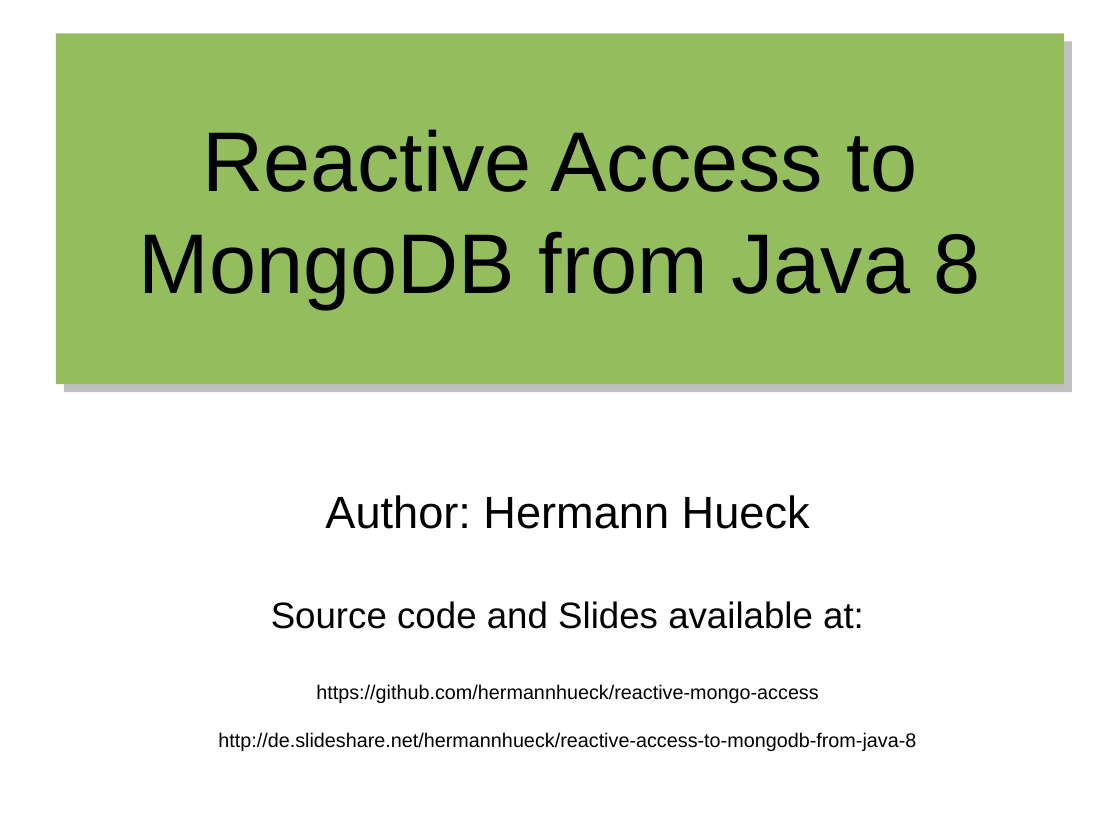
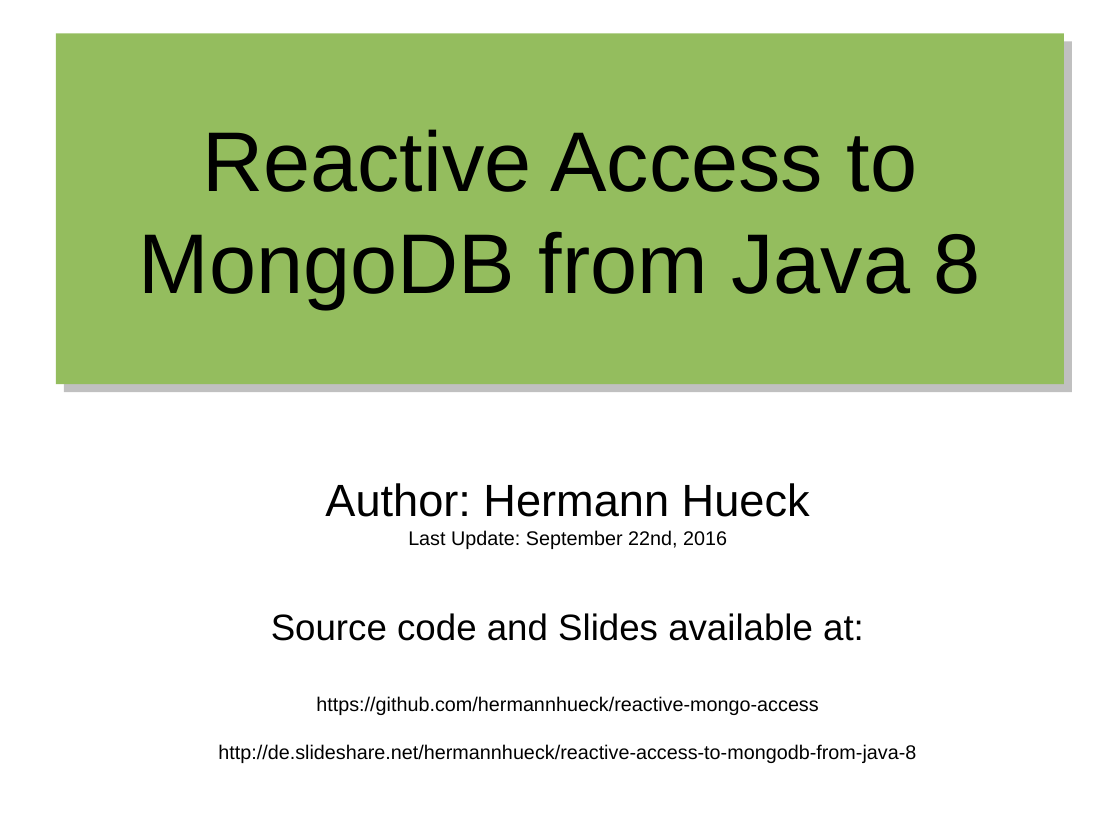
Before and after one commit to hermannhueck/reactive-mongo-access, a slide deck: slide 1 of Slides/2016-08_Reactive Mongo Access from Java 8.odp. Drawn at 1120x840 pixels with LibreOffice and Linux fonts; fonts in the diff are those of the drawing. Boxes give left, top, right and bottom in pixels: in the first picture for what was removed or moved away, otherwise in the second. Text is boxed around its words. In the diff, an @@ line names an element or a change of style, - is before the commit and + after.

Commit message:
minor improvments of Java code and Java slides

```diff
--- a/Slides/2016-08_Reactive Mongo Access from Java 8.odp
+++ b/Slides/2016-08_Reactive Mongo Access from Java 8.odp
@@ subtitle at box(408, 530, 727, 549): paragraph added @@
+Last Update: September 22nd, 2016
```
Also in this commit, not shown: 10 other slides changed, 15 other files.
